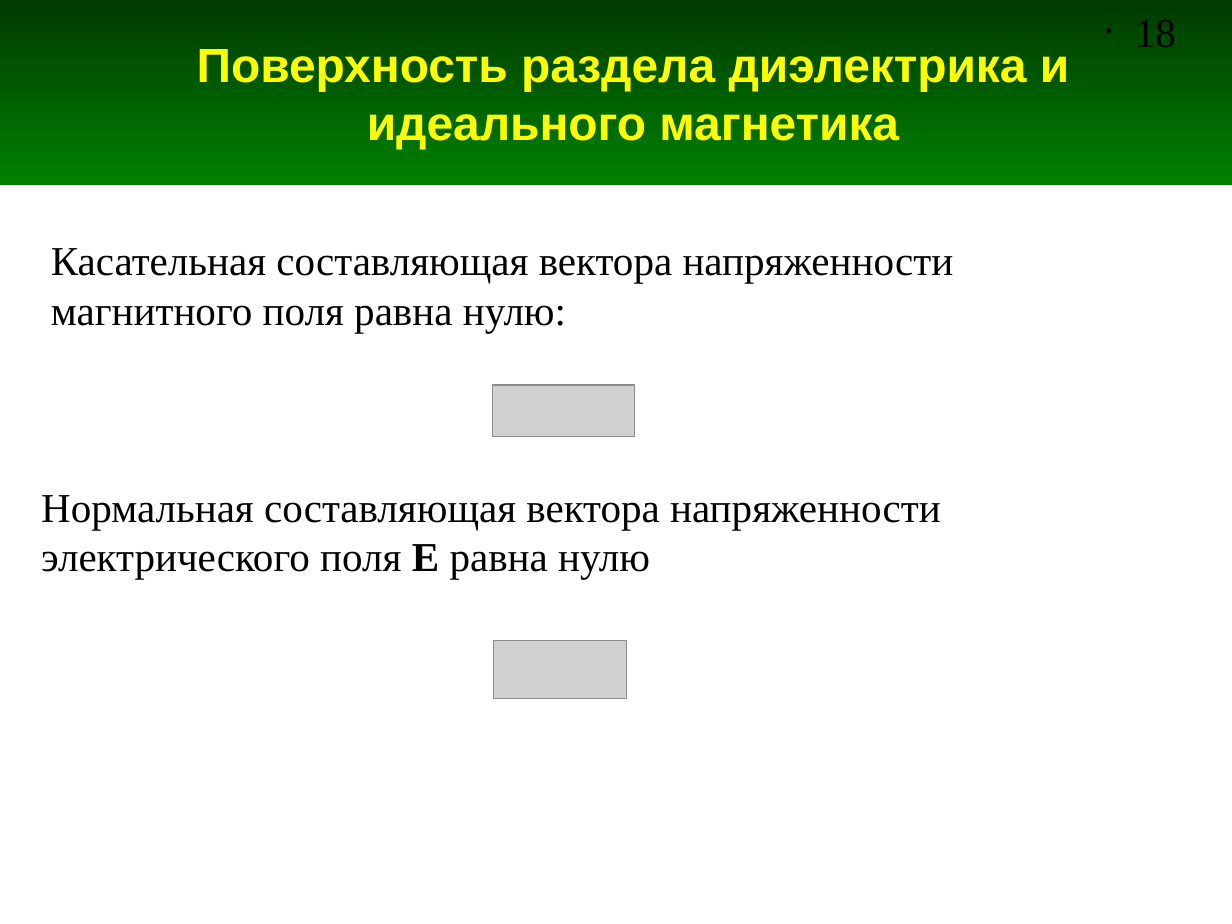
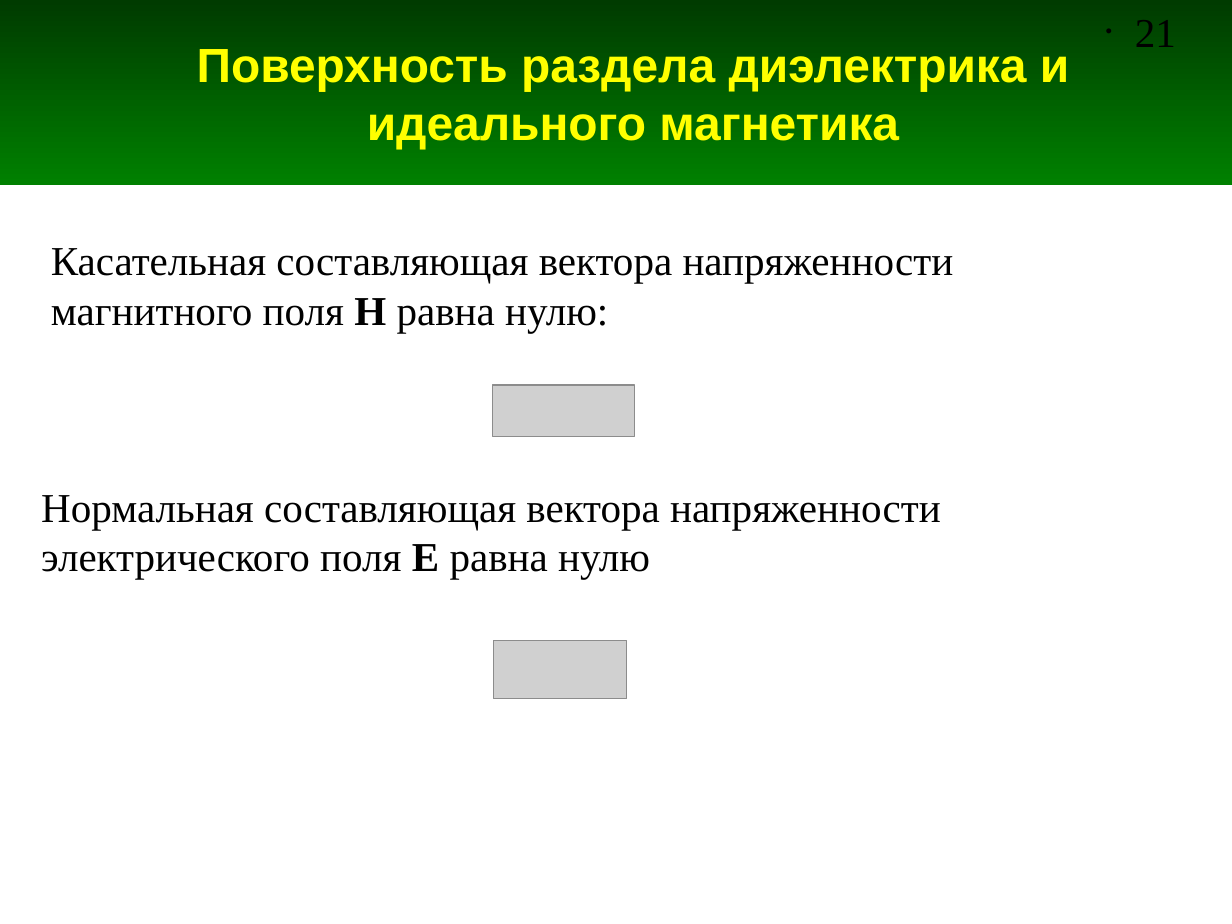
Before and after one commit to andris0147sv/modelling, a slide deck: slide 21 of presentations/1. Problem Statement.odp (slide 18 before the commit). Drawn at 1232x924 pixels with LibreOffice and Linux fonts; fonts in the diff are those of the drawing; grey boxes stand for pictures. Boxes give left, top, right and bottom in pixels: in the first picture for what was removed or moved away, otherwise in the second. Text is boxed around its words. In the diff, an @@ line names an element or a change of style, - is before the commit and + after.

```diff
--- a/presentations/1. Problem Statement.odp
+++ b/presentations/1. Problem Statement.odp
@@ page number at <box>1135,20,1176,47</box>: text changed @@
-• 18
+• 21
@@ text at <box>51,248,954,333</box>: text changed @@
-Касательная составляющая вектора напряженности магнитного поля равна нулю:
+Касательная составляющая вектора напряженности магнитного поля H равна нулю:
```
Also in this commit, not shown: 8 other slides changed, 3 slides added, 3 other files.
